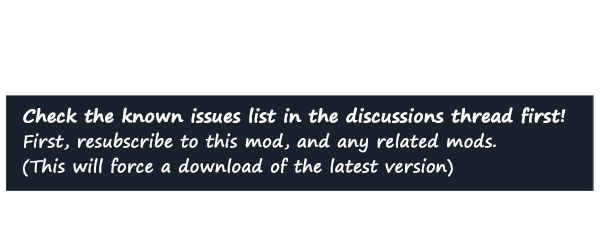
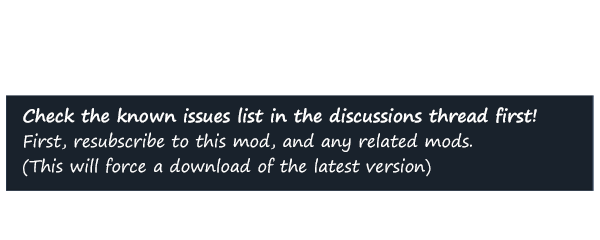
Layer changes from the first (600, 240) image to the second:
painted on "Check the known issues list in the discussions thread first! Fi" over [23, 107, 566, 177]
